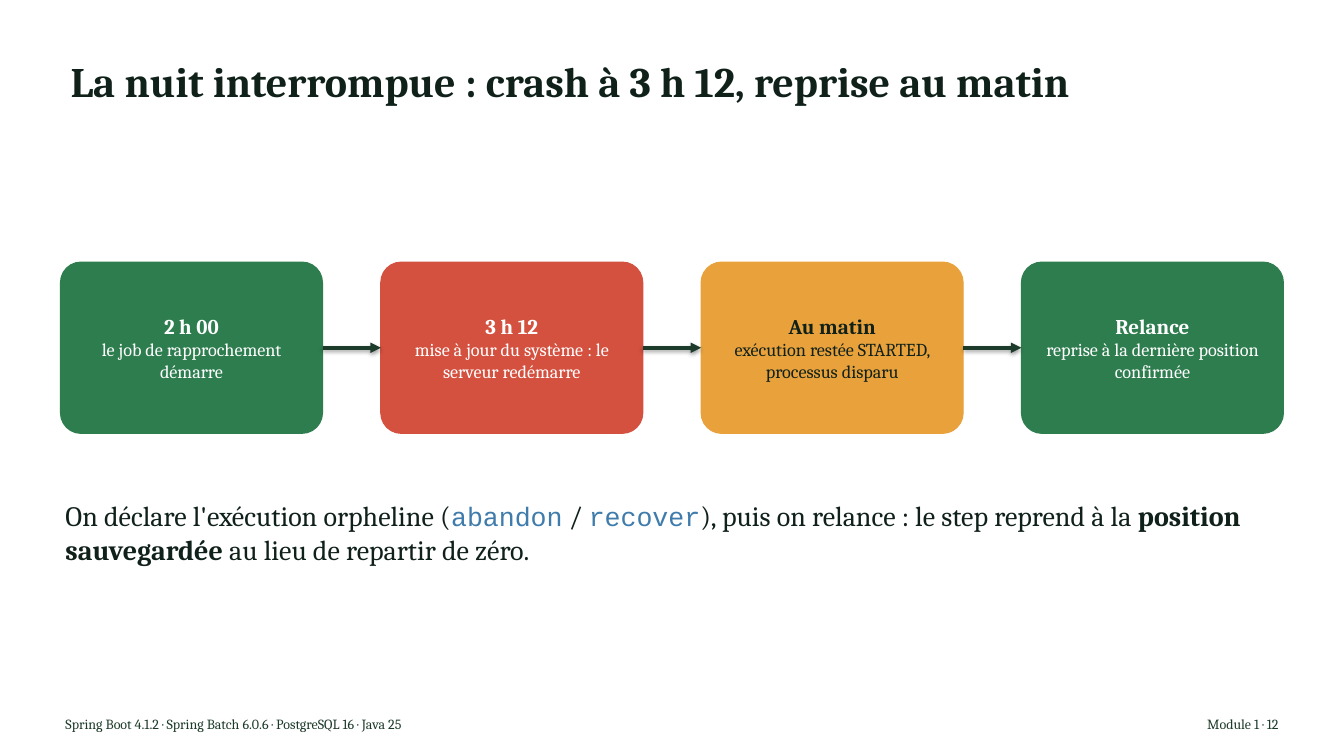
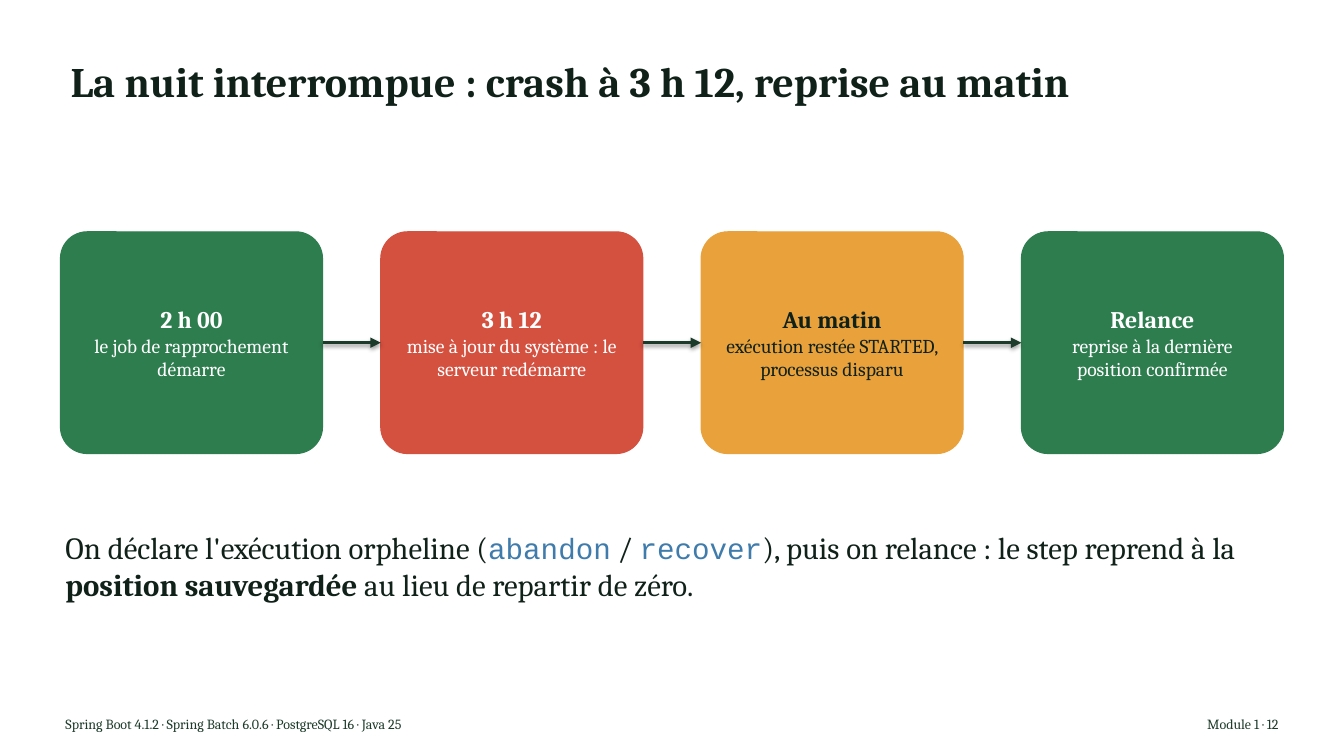
Before and after one commit to NaoufalHightech/tp-spring-batch, a slide deck: slide 9 of pptx/build/Spring_Batch_Module_1.pptx. Drawn at 1344x756 pixels with LibreOffice and Linux fonts; fonts in the diff are those of the drawing. Boxes give left, top, right and bottom in pixels: in the first picture for what was removed or moved away, otherwise in the second. Text is boxed around its words. In the diff, an @@ line names an element or a change of style, - is before the commit and + after.

```diff
--- a/pptx/build/Spring_Batch_Module_1.pptx
+++ b/pptx/build/Spring_Batch_Module_1.pptx
@@ rounded rectangle "2 h 00": place and size @@
-rounded rectangle "2 h 00" at bbox=[60, 262, 323, 434]
+rounded rectangle "2 h 00" at bbox=[60, 232, 323, 454]
@@ rounded rectangle "2 h 00" at bbox=[60, 232, 323, 454]: size 15 to 17 pt in "2 h 00"; size 13 to 14 pt in "le job de rapprochement démarre" @@
@@ rounded rectangle "3 h 12": place and size @@
-rounded rectangle "3 h 12" at bbox=[381, 262, 643, 434]
+rounded rectangle "3 h 12" at bbox=[381, 232, 643, 454]
@@ rounded rectangle "3 h 12" at bbox=[381, 232, 643, 454]: size 15 to 17 pt in "3 h 12"; size 13 to 14 pt @@
@@ rounded rectangle "Au matin": place and size @@
-rounded rectangle "Au matin" at bbox=[702, 262, 964, 434]
+rounded rectangle "Au matin" at bbox=[702, 232, 964, 454]
@@ rounded rectangle "Au matin" at bbox=[702, 232, 964, 454]: size 15 to 17 pt in "Au matin"; size 13 to 14 pt in "exécution restée STARTED, processus disparu" @@
@@ rounded rectangle "Relance": place and size @@
-rounded rectangle "Relance" at bbox=[1021, 262, 1284, 434]
+rounded rectangle "Relance" at bbox=[1021, 232, 1284, 454]
@@ rounded rectangle "Relance" at bbox=[1021, 232, 1284, 454]: size 15 to 17 pt in "Relance"; size 13 to 14 pt in "reprise à la dernière position confirmée" @@
@@ 3 arrows: place and size @@
-3 arrows at bbox=[323, 348, 1021, 348]
+3 arrows at bbox=[323, 343, 1021, 343]
@@ text "On déclare l'exécution orpheline (abandon ...": place and size @@
-text "On déclare l'exécution orpheline (abandon ..." at bbox=[65, 506, 1241, 566]
+text "On déclare l'exécution orpheline (abandon ..." at bbox=[65, 537, 1235, 603]
@@ text "On déclare l'exécution orpheline (abandon ..." at bbox=[65, 537, 1235, 603]: size 20 to 22 pt in "On déclare l'exécution orpheline (abandon / recover), ..."; size 19 to 20.9 pt in "(abandon recover)," @@
```
Also in this commit, not shown: 22 other slides changed, 10 other files.
